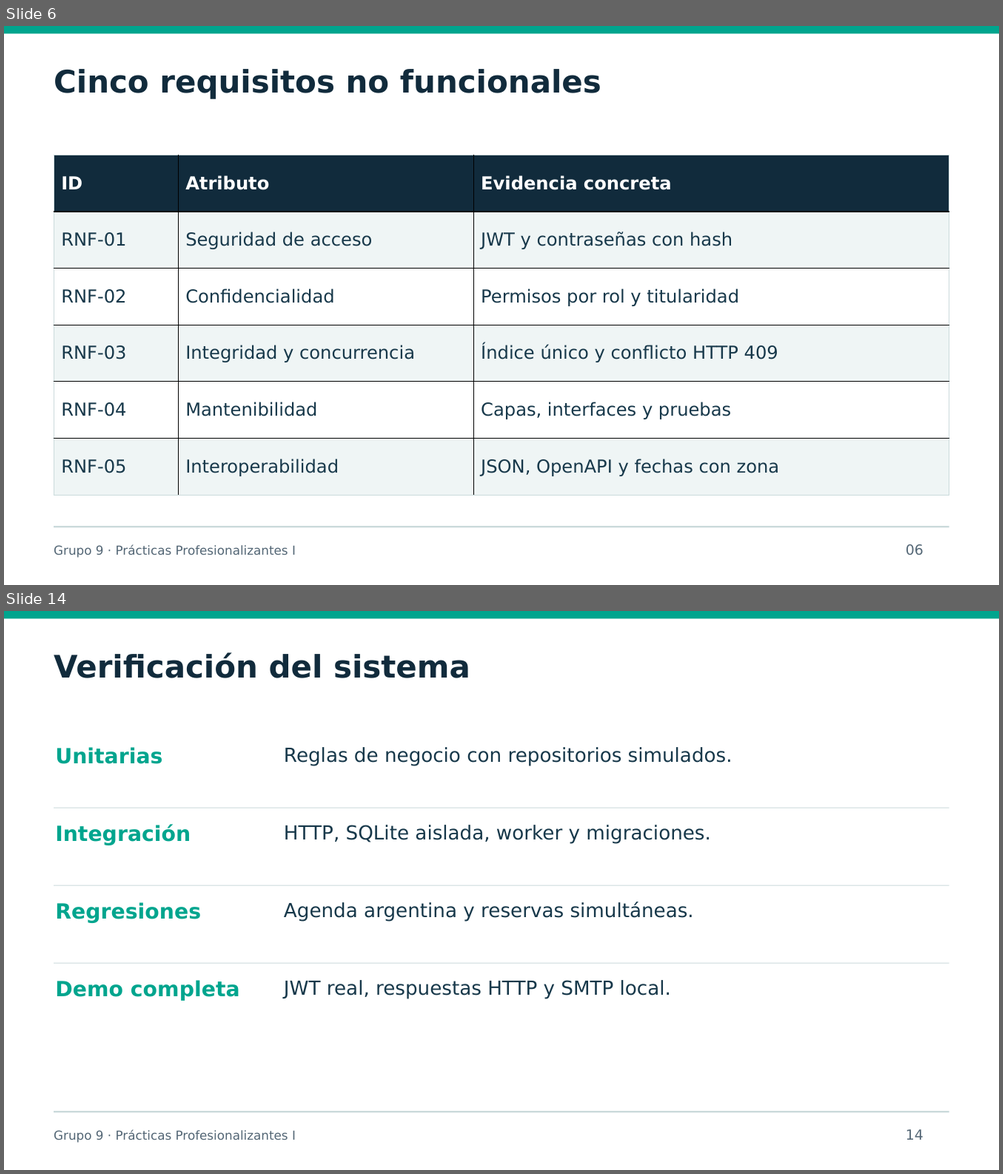
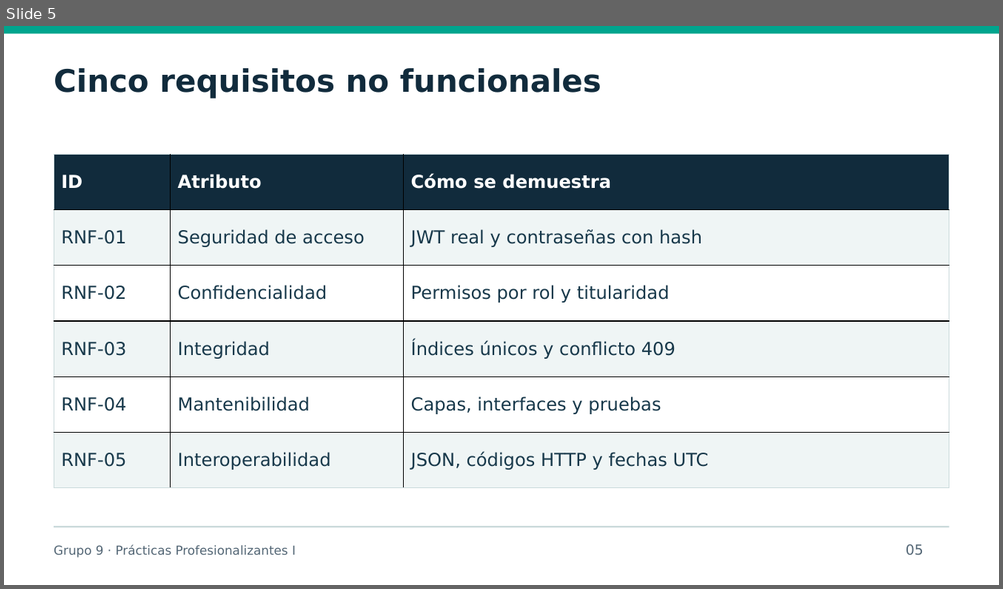
Before and after one commit to PracticasProfesionalizantes-I-2026/Grupo-9-TurnosLavadero, a slide deck: Documentos/Presentacion/TurnosLavadero-Grupo9.pptx. Shown one above the other, each under a label of ours: slides 6 and 14 before the commit, slide 5 after it; the slides between them are not shown. The pictures are 1003x1174 and 1003x589 pixels, drawn with LibreOffice and Linux fonts; fonts in the diff are those of the drawing. Boxes give left, top, right and bottom in pixels: in the first picture for what was removed or moved away, otherwise in the second. Text is boxed around its words. In the diff, an @@ line names an element or a change of style, - is before the commit and + after.

```diff
--- a/Documentos/Presentacion/TurnosLavadero-Grupo9.pptx
+++ b/Documentos/Presentacion/TurnosLavadero-Grupo9.pptx
@@ slide 14 removed at bbox=[4, 611, 999, 1170], background #FFFFFF @@
@@ rectangle removed at bbox=[4, 611, 999, 618] @@
@@ text removed at bbox=[54, 652, 470, 678] @@
-Verificación del sistema
@@ text removed at bbox=[55, 747, 162, 764] @@
-Unitarias
@@ text removed at bbox=[284, 747, 732, 766] @@
-Reglas de negocio con repositorios simulados.
@@ rectangle removed at bbox=[54, 808, 949, 809] @@
@@ text removed at bbox=[55, 825, 190, 846] @@
-Integración
@@ text removed at bbox=[284, 825, 710, 843] @@
-HTTP, SQLite aislada, worker y migraciones.
@@ rectangle removed at bbox=[54, 886, 949, 886] @@
@@ text removed at bbox=[55, 903, 201, 923] @@
-Regresiones
@@ text removed at bbox=[284, 902, 694, 921] @@
-Agenda argentina y reservas simultáneas.
@@ rectangle removed at bbox=[54, 963, 949, 964] @@
@@ text removed at bbox=[55, 980, 240, 1001] @@
-Demo completa
@@ text removed at bbox=[284, 980, 671, 999] @@
-JWT real, respuestas HTTP y SMTP local.
@@ rectangle removed at bbox=[54, 1112, 949, 1113] @@
@@ text removed at bbox=[54, 1130, 296, 1143] @@
-Grupo 9 · Prácticas Profesionalizantes I
@@ text removed at bbox=[905, 1130, 923, 1140] @@
-14
@@ what was slide 6 is now slide 5 @@
@@ slide 5 changed as well @@
@@ table at bbox=[54, 154, 948, 488] @@
-row 1, column 3: Evidencia concreta
+row 1, column 3: Cómo se demuestra
-row 2, column 3: JWT y contraseñas con hash
+row 2, column 3: JWT real y contraseñas con hash
-row 4, column 2: Integridad y concurrencia
+row 4, column 2: Integridad
-row 4, column 3: Índice único y conflicto HTTP 409
+row 4, column 3: Índices únicos y conflicto 409
-row 6, column 3: JSON, OpenAPI y fechas con zona
+row 6, column 3: JSON, códigos HTTP y fechas UTC
@@ text at bbox=[905, 545, 923, 556]: text changed @@
-06
+05
```
Also in this commit, not shown: 7 other slides changed, 9 slides added, 5 other slides removed, 44 other files.
